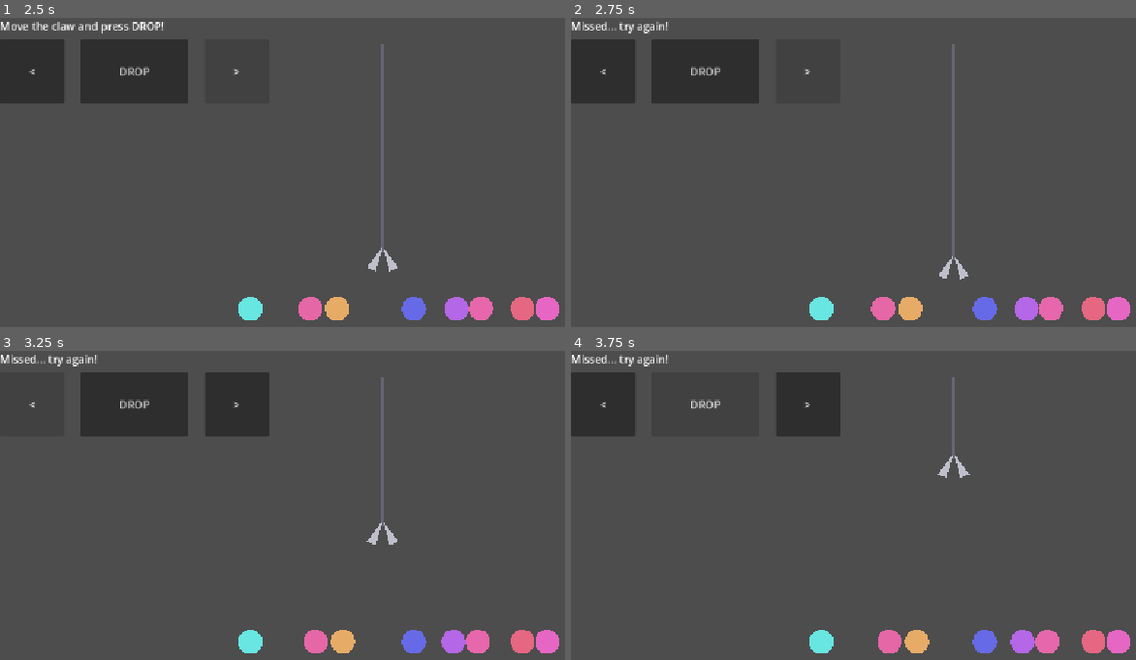
Above: before the commit, frames 1-4 (two rows, left to right).
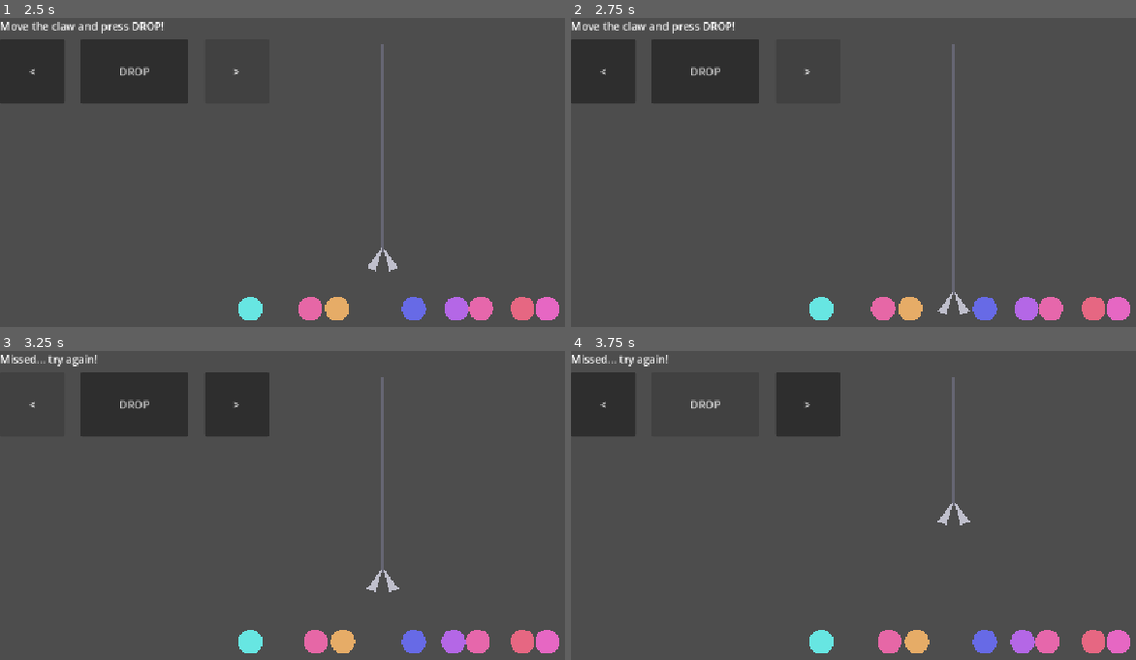
Above: after the commit, the same moments.

Repository: piwi-code/claw-machine
Game: Godot game, scene res://claw/physics_playground.tscn
Two runs of this game, one before a commit and one after it. Both use one fixed random seed, a clock stepped at 60 frames per second and the inputs below.
Inputs:
- Up to frame 1 (2.5 s): click "<" at 0.5 s; click "DROP" at 1.25 s; click ">" at 2 s
- Up to frame 2 (2.75 s): no input
- Up to frame 3 (3.25 s): click "<" at 2.75 s
- Up to frame 4 (3.75 s): click "DROP" at 3.5 s

Frame 1 is identical in both runs. In frame 2, 0.8% of the frame differs, in the area x 2-71%, y 1-96%; in frame 3, 0.3%; in frame 4, 0.4%.

Commit message:
Fix claw dive depth so it actually reaches resting balls
CLAW_MAX_DROP_DEPTH (340) left the grab point ~52px short of where balls
settle on the pit floor (~392), further than the combined grab+ball radius
(44px), so the claw could dive and close but never overlap a ball. Bumped
to 380, with a comment tying it to the pit/ball geometry so it's easy to
re-tune correctly if those change.

Co-Authored-By: Claude Sonnet 5 <noreply@anthropic.com>
Claude-Session: https://claude.ai/code/session_01A3BDMKcVUKwv2nAKJEpbtZ

Diff:
--- a/data/game_data.gd
+++ b/data/game_data.gd
@@ -62,7 +62,10 @@
 const CLAW_MOVE_SPEED := 220.0      # px/sec, horizontal carriage speed
 const CLAW_DROP_SPEED := 260.0      # px/sec, descending speed
 const CLAW_RISE_SPEED := 200.0      # px/sec, ascending speed
-const CLAW_MAX_DROP_DEPTH := 340.0  # px, how far the arm can extend down
+const CLAW_MAX_DROP_DEPTH := 380.0  # px, how far the arm can extend down.
+                                     # Balls settle near PIT_HEIGHT - 10 - BALL_RADIUS
+                                     # (~392, see physics_playground.gd); keep this
+                                     # within CLAW_GRAB_RADIUS + BALL_RADIUS of that.
 const CLAW_GRAB_RADIUS := 26.0      # px, reach of the grab area at the claw tip
 const BALL_RADIUS := 18.0           # px
 const BALL_COUNT := 8               # how many balls sit in the pit at once
